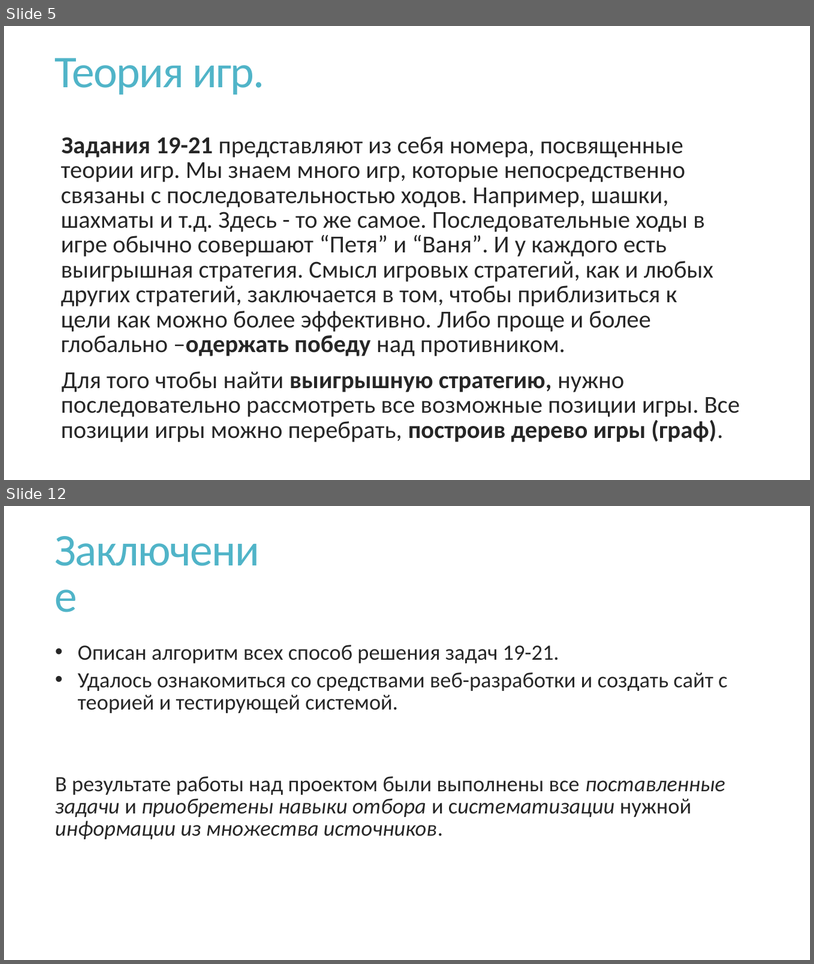
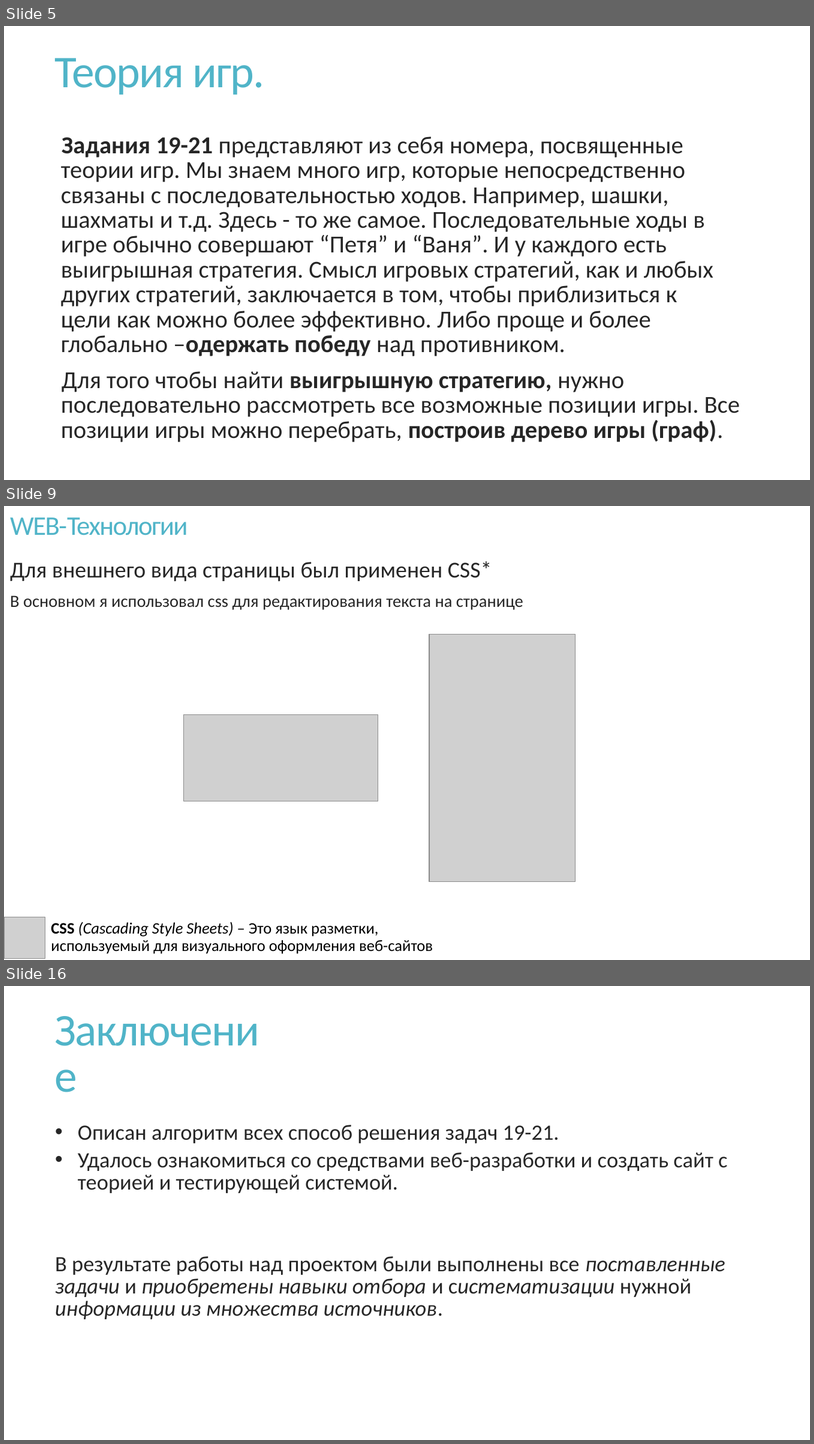
Before and after one commit to VladPetrov3/School_Project_EGE, a slide deck: Теория игр.pptx. Shown one above the other, each under a label of ours: slides 5 and 12 before the commit, slides 5, 9 and 16 after it; the slides between them are not shown. The pictures are 814x964 and 814x1444 pixels, drawn with LibreOffice and Linux fonts; fonts in the diff are those of the drawing; grey boxes stand for pictures. Boxes give left, top, right and bottom in pixels: in the first picture for what was removed or moved away, otherwise in the second. Text is boxed around its words. In the diff, an @@ line names an element or a change of style, - is before the commit and + after.

```diff
--- a/Теория игр.pptx
+++ b/Теория игр.pptx
@@ slide 9 added at box(4, 506, 810, 960), background #FFFFFF @@
@@ title added at box(10, 517, 188, 535), 32 pt, text #50B4C8 @@
+WEB-Технологии
@@ text added at box(10, 561, 492, 582), 27 pt, text #262626 @@
+Для внешнего вида страницы был применен CSS*
@@ text added at box(10, 595, 524, 610), 20.4 pt, text #262626 @@
+В основном я использовал css для редактирования текста на странице
@@ picture added at box(429, 634, 576, 882) @@
@@ picture added at box(183, 715, 378, 801) @@
@@ picture added at box(4, 917, 45, 958) @@
@@ text added at box(51, 921, 433, 954), 19 pt, text #000000 @@
+CSS (Cascading Style Sheets) – Это язык разметки, используемый для визуального оформления веб-сайтов
@@ what was slide 12 is now slide 16 @@
```
Also in this commit, not shown: 4 slides changed, 5 other slides added, 2 slides removed, 4 other files.
